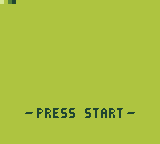
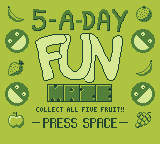
Two versions of the same layered image (160 x 144). Layer-by-layer changes:
hid "palette" over (0, 0, 16, 4)
added layer "face copy #1" above "face copy" over (5, 82, 29, 106)
added layer "face copy" above "face copy #2" over (131, 29, 155, 53)
added layer "face copy #2" above "face" over (131, 82, 155, 106)
added layer "face" above "grapes" over (5, 29, 29, 53)
added layer "grapes" above "apple" over (135, 112, 151, 128)
added layer "apple" above "banananananana copy" over (8, 112, 24, 128)
added layer "banananananana copy" above "banananananana" over (136, 60, 152, 76)
added layer "banananananana" above "strawberry" over (8, 6, 24, 22)
added layer "strawberry" above "5-a-day" over (8, 60, 24, 76)
added layer "5-a-day" above "FUN" over (32, 9, 128, 32)
added layer "FUN" above "orange" over (35, 33, 123, 83)
added layer "orange" above "Collect all five fruit!!" over (136, 6, 152, 22)
renamed "Press start" to "Collect all five fruit!!", painted on it over (25, 107, 135, 118)
added layer "maze" above "sketch" over (47, 84, 112, 102)
added layer "press space" above "Background" over (32, 118, 128, 128)
